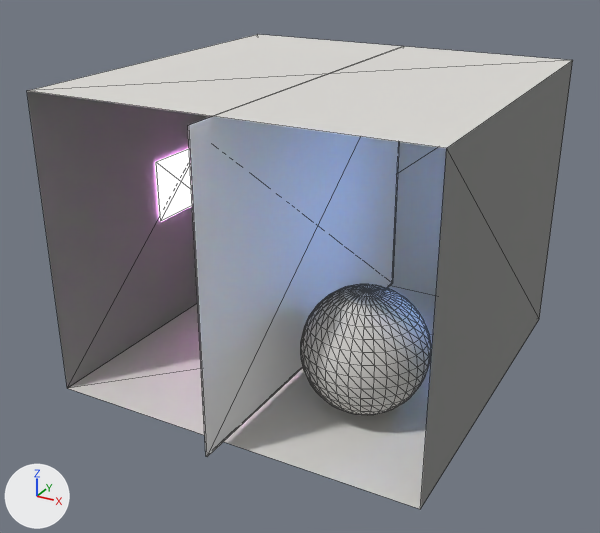
The glTF model gkit2light/data/cornell_box_sphere_wall.glb as it was, and as the next commit left it.
One viewpoint serves both versions: a camera (50 mm lens) standing at (1.92, -3.74, 2.39) and looking at (-0.04, -0.17, 0.6). The lights are fixed; the arrows at lower left show +X, +Y and +Z. Mesh edges are drawn as thin lines. Where no turn or scale is listed for an object, it has been applied to the vertices.

The scene before the commit, as lines of its bpy script (objects in view):
```python
me_cornellbox_sphere = bpy.data.meshes.new('CornellBox-Sphere')
me_cornellbox_sphere.from_pydata(...)  # 1104 vertices, 2188 faces; spans x -1.02..1.0, y -0.99..1.04, z 0.0..1.59
# faces by material slot: [2178, 2, 2, 2, 2, 2]
me_cornellbox_sphere.materials.append(mat_floor)  # light grey #dddbd7
me_cornellbox_sphere.materials.append(mat_ceiling)  # light grey #dddbd7
me_cornellbox_sphere.materials.append(mat_backwall)  # light grey #dddbd7
me_cornellbox_sphere.materials.append(mat_rightwall)  # grey #888886
me_cornellbox_sphere.materials.append(mat_leftwall)  # grey #888886
me_cornellbox_sphere.materials.append(mat_light)  # white #e5e5e5
me_cube_001 = bpy.data.meshes.new('Cube.001')
me_cube_001.from_pydata(...)  # 8 vertices, 12 faces; spans x 0.0, y -0.78..0.78, z -1.1..1.1
me_cube_002 = bpy.data.meshes.new('Cube.002')
me_cube_002.from_pydata([(0.001, 0.221, -0.178), (0.001, -0.221, -0.178), (-0.001, 0.221, 0.178), (-0.001, -0.221, 0.178)], [], [(1, 3, 2), (1, 2, 0), (3, 1, 0), (3, 0, 2)])
me_cube_002.materials.append(mat_material_001)  # white #e7e7e7
ob_cornellbox_sphere = bpy.data.objects.new('CornellBox-Sphere', me_cornellbox_sphere)
ob_cornellbox_sphere.location = (0.0, 0.0, 0.0)
ob_cube = bpy.data.objects.new('Cube', me_cube_001)
ob_cube.location = (0.006, -0.057, 0.807)
ob_cube.rotation_euler = (1.571, 0.0, 0.0)  # degrees (90, 0, 0)
ob_cube_001 = bpy.data.objects.new('Cube.001', me_cube_002)
ob_cube_001.location = (-1.003, 0.102, 0.847)
```
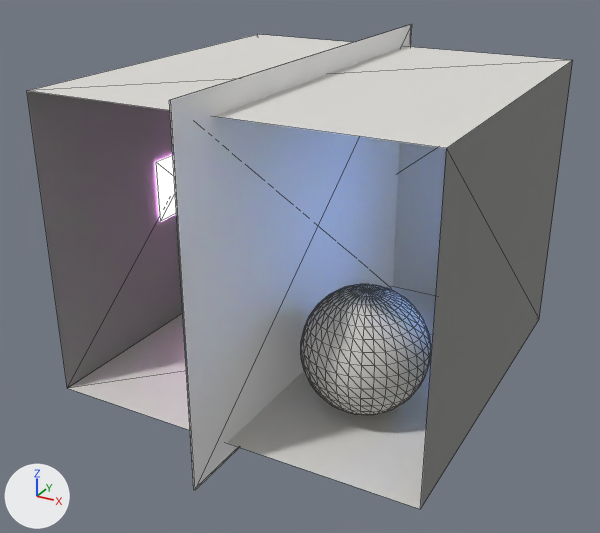
What differs and where, as boxes [x1, y1, x2, y2] in the pictures (600 x 533 px):
'Cube', rescaled: before [188, 116, 400, 457]; after [169, 24, 412, 490]

What the commit changed:
Object 'Cube' (ob_cube) is rescaled from (1.0, 1.0, 1.0) to (1.0, 1.15, 1.1).
